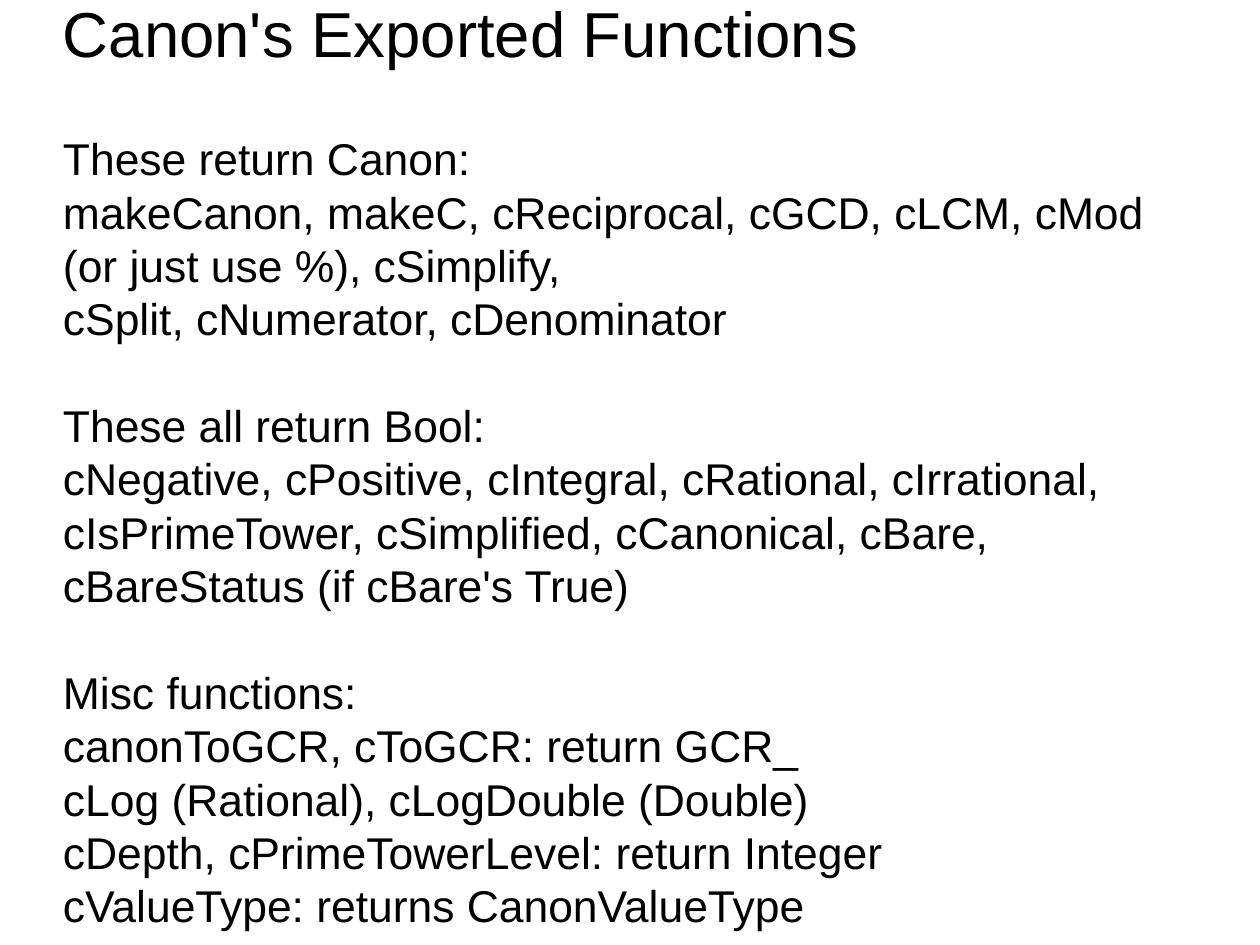
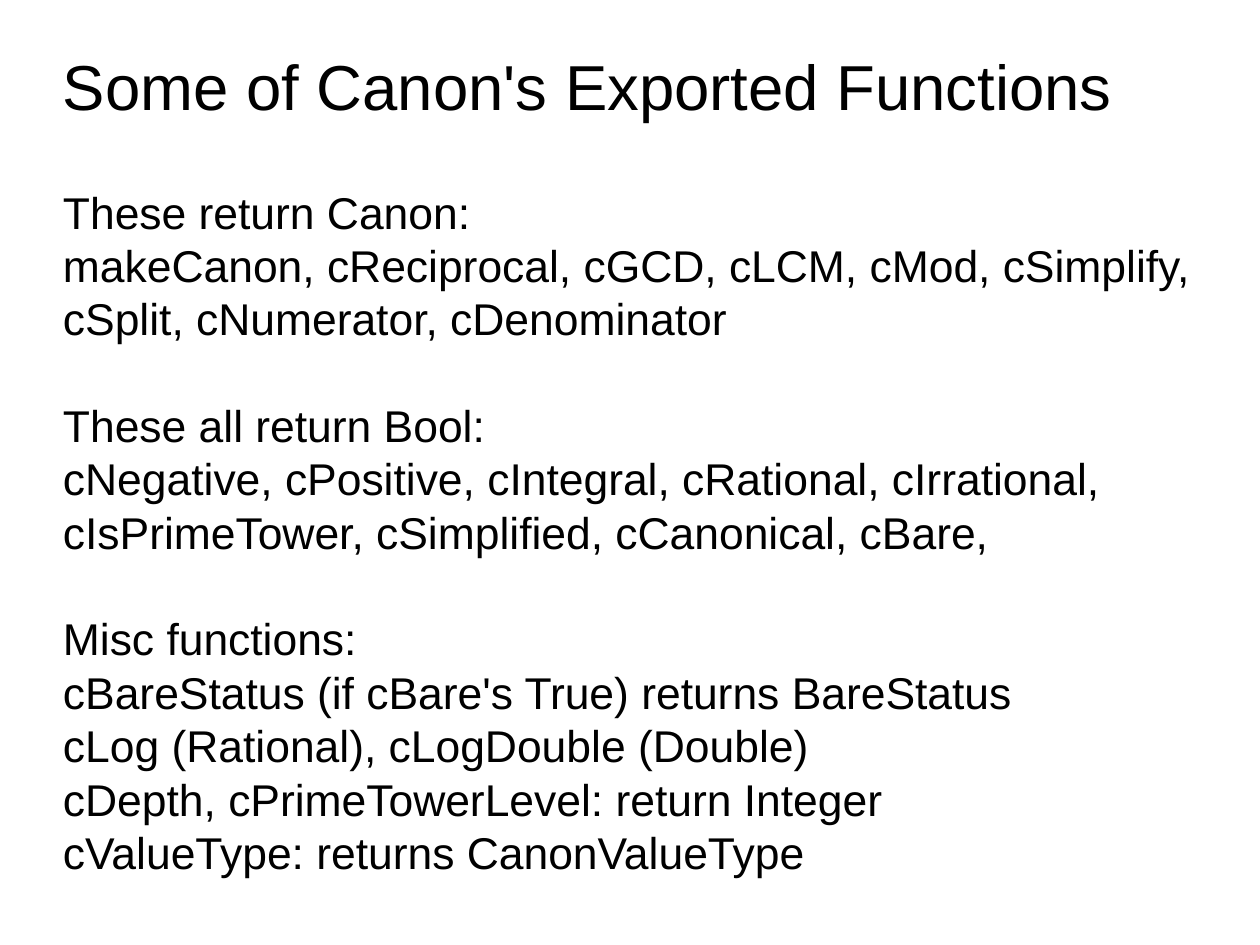
Before and after one commit to grandpascorpion/canon, a slide deck: slide 25 of goBigOrGoHome.odp. Drawn at 1260x945 pixels with LibreOffice and Linux fonts; fonts in the diff are those of the drawing. Boxes give left, top, right and bottom in pixels: in the first picture for what was removed or moved away, otherwise in the second. Text is boxed around its words. In the diff, an @@ line names an element or a change of style, - is before the commit and + after.

Commit message:
canon version 0.1.0.3
See Changes file for details

```diff
--- a/goBigOrGoHome.odp
+++ b/goBigOrGoHome.odp
@@ subtitle at [63, 64, 1112, 122]: text changed @@
-Canon's Exported Functions
+Some of Canon's Exported Functions
@@ subtitle at [63, 249, 1190, 345]: text changed @@
-makeCanon, makeC, cReciprocal, cGCD, cLCM, cMod (or just use %), cSimplify,
-cSplit, cNumerator, cDenominator
+makeCanon, cReciprocal, cGCD, cLCM, cMod, cSimplify, cSplit, cNumerator, cDenominator
@@ subtitle at [63, 462, 1099, 718]: text changed @@
-cNegative, cPositive, cIntegral, cRational, cIrrational, cIsPrimeTower, cSimplified, cCanonical, cBare, cBareStatus (if cBare's True)
-Misc functions:
-canonToGCR, cToGCR: return GCR_
+cNegative, cPositive, cIntegral, cRational, cIrrational, cIsPrimeTower, cSimplified, cCanonical, cBare,
+Misc functions:
+cBareStatus (if cBare's True) returns BareStatus
```
Also in this commit, not shown: 1 other slide changed, 7 other files.
